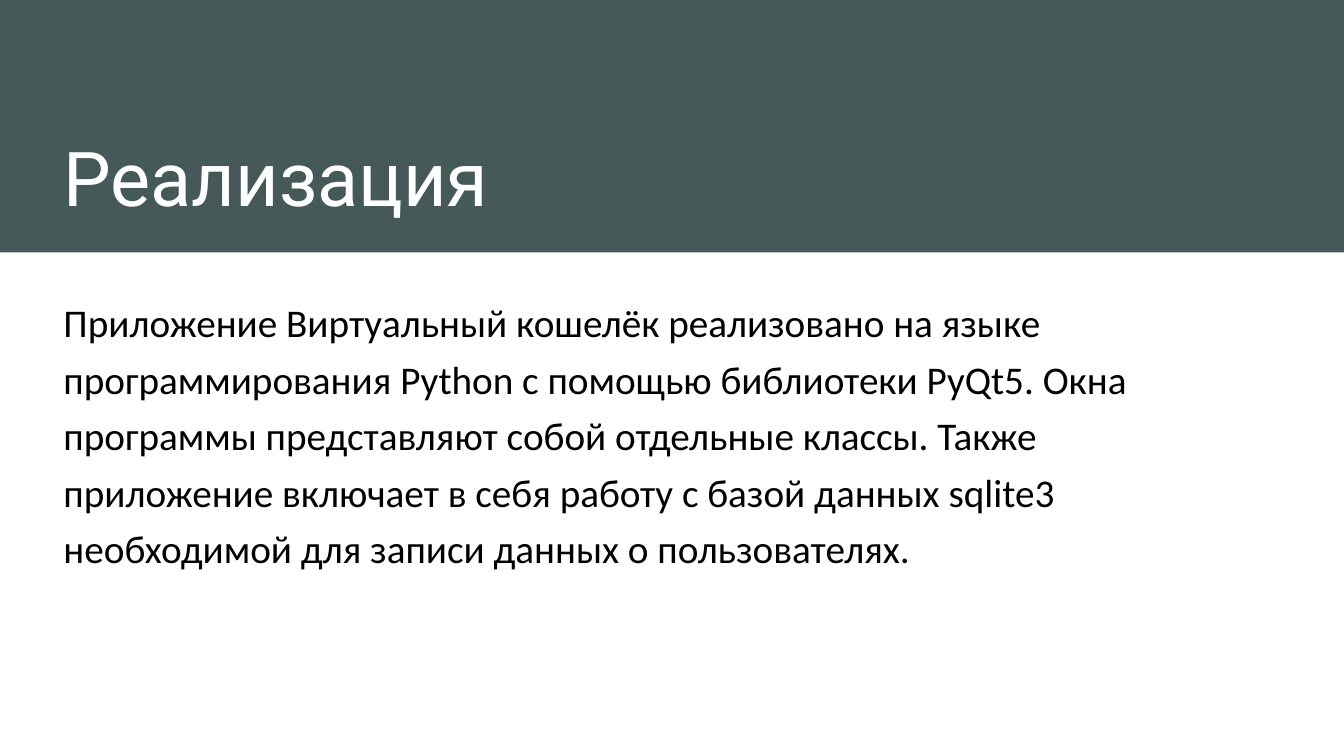
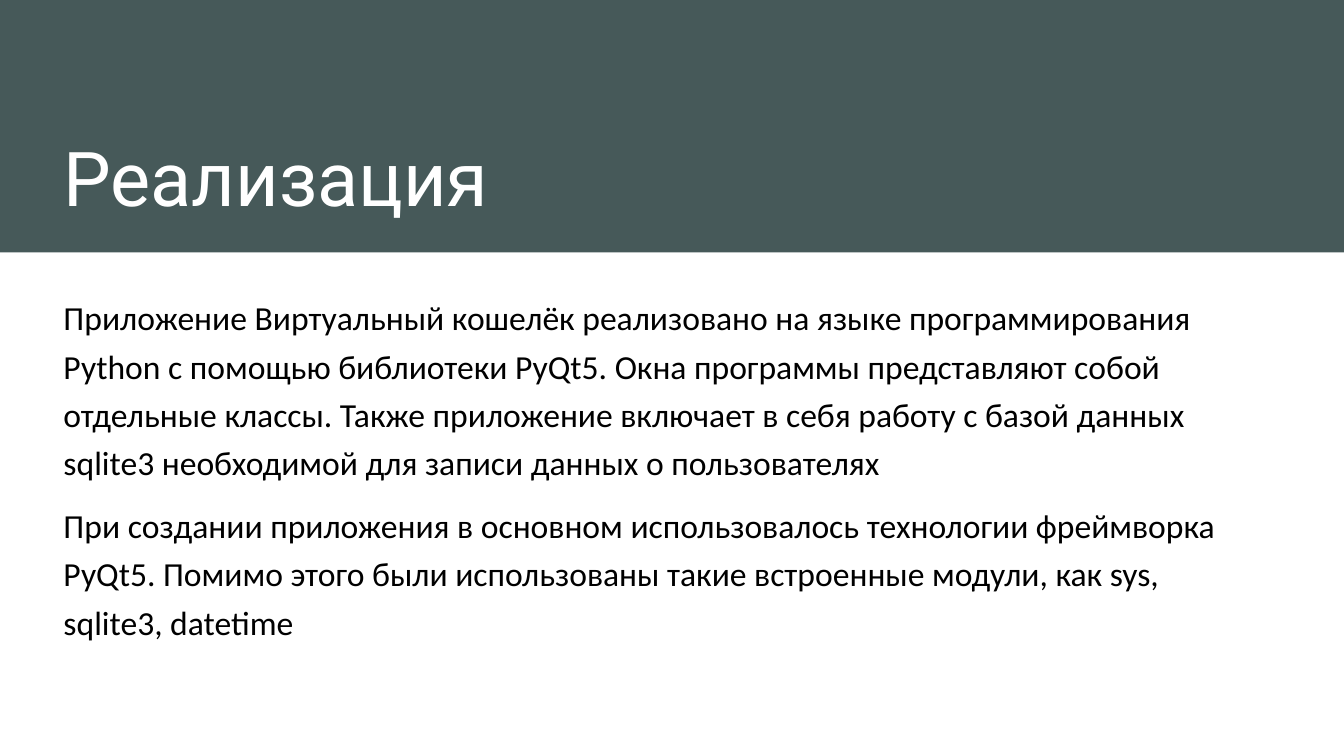
Before and after one commit to Ha4trueKa4/Qt_Project_VirtualWallet, a slide deck: slide 4 of Презентация.pptx (slide 3 before the commit). Drawn at 1344x756 pixels with LibreOffice and Linux fonts; fonts in the diff are those of the drawing. Boxes give left, top, right and bottom in pixels: in the first picture for what was removed or moved away, otherwise in the second. Text is boxed around its words. In the diff, an @@ line names an element or a change of style, - is before the commit and + after.

Commit message:
presentation and bug fix

```diff
--- a/Презентация.pptx
+++ b/Презентация.pptx
@@ text at [63, 307, 1215, 641]: text changed; size 28 to 24 pt @@
-Приложение Виртуальный кошелёк реализовано на языке программирования Python с помощью библиотеки PyQt5. Окна программы представляют собой отдельные классы. Также приложение включает в себя работу с базой данных sqlite3 необходимой для записи данных о пользователях.
+Приложение Виртуальный кошелёк реализовано на языке программирования Python с помощью библиотеки PyQt5. Окна программы представляют собой отдельные классы. Также приложение включает в себя работу с базой данных sqlite3 необходимой для записи данных о пользователях
+При создании приложения в основном использовалось технологии фреймворка PyQt5. Помимо этого были использованы такие встроенные модули, как sys, sqlite3, datetime
```
Also in this commit, not shown: 7 other slides changed, 4 slides added, 1 slide removed, 24 other files.
